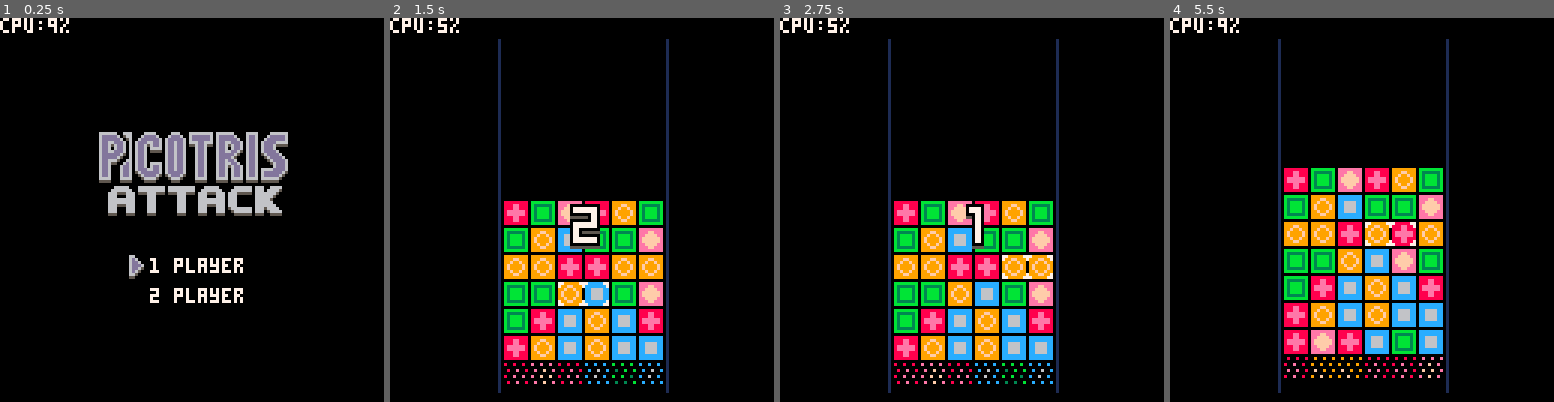
Above: before the commit, frames 1-4 (left to right).
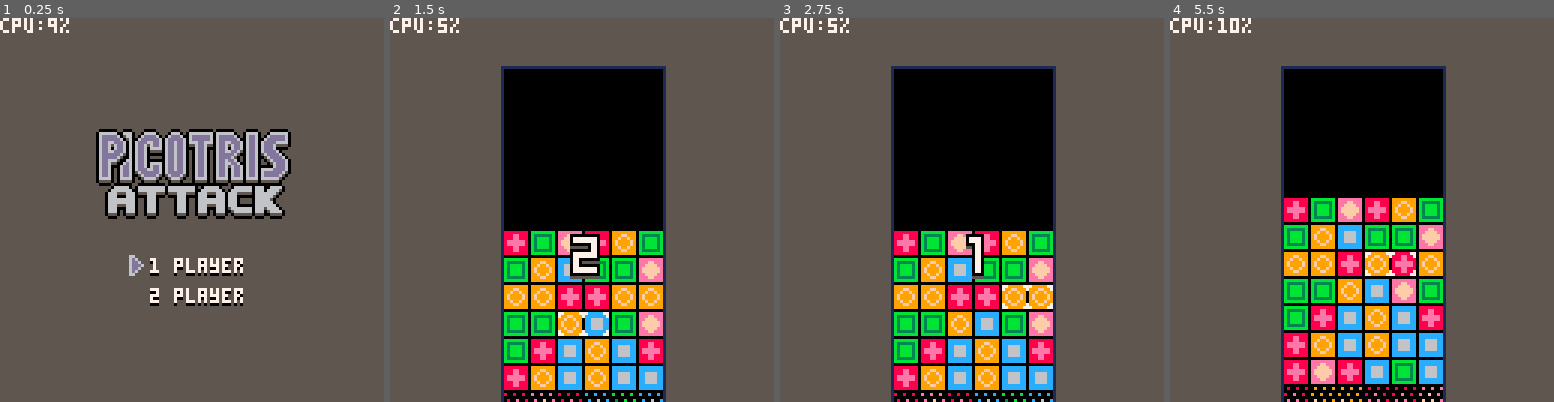
Above: after the commit, the same moments.

Repository: stevelavietes/pico8carts
Game: PICO-8 cartridge pa.p8
Same seed, same stepped clock (60 frames per second), same inputs: the game is played once before the commit and once after it.
Inputs:
- Up to frame 1 (0.25 s): no input
- Up to frame 2 (1.5 s): tap X (X key) at 0.33, 1.07 s; tap O (Z key) at 0.7 s
- Up to frame 3 (2.75 s): hold Right 1.6-2.1 s; tap O (Z key) at 1.7, 2.1, 2.5 s; tap X (X key) at 1.85 s; hold Up 2.15-2.42 s; hold Right from 2.47 s (still down)
- Up to frame 4 (5.5 s): tap O (Z key) every 0.4 s from 2.9 to 5.3 s; tap X (X key) at 2.97, 4.08, 5.2 s; release Right at 3.03 s; hold Left 3.08-3.58 s; hold Down 3.63-3.97 s; hold Right 4.02-4.68 s; hold Up 4.73-5.03 s; hold Left from 5.08 s (still down)

The runs differ from the first frame. In frame 1, 88% of the frame differs, in the area x 0-100%, y 0-100%; in frame 2, 80%; in frame 3, 80%; in frame 4, 83%.

Commit message:
background and layout experiments

Diff:
--- a/pa.p8
+++ b/pa.p8
@@ -410,10 +410,11 @@
 end
 
 function draw_board(b)
- rectfill(-1,-9,b.w*9,b.h*9,0)
+ rectfill(-1,-9,b.w*9-2,b.h*9,0)
  color(1)
- line(-2,-9,-2,b.h*9)
- line(b.w*9,-9,b.w*9,b.h*9)
+ line(-1,-9,-1,b.h*9)
+ line(b.w*9-1,-9,b.w*9-1,b.h*9)
+ line(-1,-10,b.w*9-1,-10)
  color()
  local offset = b.o
  pushc(0,offset)
@@ -486,10 +487,13 @@
  popc()
 
  if b.tophold then
-  local sx=b.w*9-8
+  local sx=b.w*9-7
+  palt(2,true)
+  palt(0,false)
   spr(
    49+elapsed(b.tophold)/120*8,
-    sx,-17)
+    sx,-18)
+  palt()
  end
 end
 
@@ -742,14 +746,14 @@
  local bs={}
  if np==2 then
   add(bs,
-   make_board(6,12,1,16,0,6))
+   make_board(6,12,1,26,0,6))
   add(bs,
-   make_board(6,12,74,16,1,6))
+   make_board(6,12,74,26,1,6))
   bs[1].ob=bs[2]
   bs[2].ob=bs[1]
  else
   add(bs,
-   make_board(6,12,38,16,0,6))
+   make_board(6,12,38,26,0,6))
  end
  for b in all(bs) do
   add(g.go,b)
@@ -837,6 +841,14 @@
 
 function _draw()
  cls()
+ rectfill(0,0,127,127,5)
+ --local sx=58+(g.tick%15)/5
+ --for x=0,15 do
+ -- for y=0,15 do
+ --  spr(sx,x*8,y*8)
+ -- end
+ --end
+
  draw_gobjs(g.go)
  print('cpu:'..
    (flr(stat(1)*100))..'%',0,0)
@@ -883,14 +895,14 @@
 1111111188eeee88cccccccc33333333effffffe9ffffff922222222556666550000000000000000000000000000000000000000000000001111111111111111
 1011011088888888ccccccccbbbbbbbbeeeeeeee9999999922222222555555550000000000000000000000000000000000000000000000000110110110110110
 1111111188888888ccccccccbbbbbbbbeeeeeeee9999999922222222d555555d0000000000000000000000000000000000000000000000001111111111111111
-00660000000000000000000000000000000000000000000000000000000000000000000000000000000000000000000000000000000000000000000000000000
-006d6000055555500555555005555550055555500555555005555550055555500555555005555550000000000000000000000000000000000000000000000000
-006dd600050000500500dd500500dd500500dd500500dd500500dd500500dd500500dd5005dddd50000000000000000000000000000000000000000000000000
-006ddd60050000500500d0500500dd500500dd500500dd500500dd500500dd5005d0dd5005dddd50000000000000000000000000000000000000000000000000
-006dd65005000050050000500500005005000d500500dd500500dd5005dddd5005dddd5005dddd50000000000000000000000000000000000000000000000000
-006d6500050000500500005005000050050000500500dd50050ddd5005dddd5005dddd5005dddd50000000000000000000000000000000000000000000000000
-00665000055555500555555005555550055555500555555005555550055555500555555005555550000000000000000000000000000000000000000000000000
-00550000000000000000000000000000000000000000000000000000000000000000000000000000000000000000000000000000000000000000000000000000
+00660000222222222222222222222222222222222222222222222222222222222222222222222222001100110110011011001100000000000000000000000000
+006d6000211111122111111221111112211111122111111221111112211111122111111221111112011001101100110010011001000000000000000000000000
+006dd600210000122100dd122100dd122100dd122100dd122100dd122100dd122100dd1221dddd12110011001001100100110011000000000000000000000000
+006ddd60210000122100d0122100dd122100dd122100dd122100dd122100dd1221d0dd1221dddd12100110010011001101100110000000000000000000000000
+006dd65021000012210000122100001221000d122100dd122100dd1221dddd1221dddd1221dddd12001100110110011011001100000000000000000000000000
+006d6500210000122100001221000012210000122100dd12210ddd1221dddd1221dddd1221dddd12011001101100110010011001000000000000000000000000
+00665000211111122111111221111112211111122111111221111112211111122111111221111112110011001001100100110011000000000000000000000000
+00550000222222222222222222222222222222222222222222222222222222222222222222222222100110010011001101100110000000000000000000000000
 00ffff0000ffff00000000000ffff0000ffff0000000000000000000000ffff00000000000000000000000000000000000000000000000000000000000000000
 00f33f0000f33f00000000000f33f0000f88f0000000000000000000000f88f00000000000000000000000000000000000000000000000000000000000000000
 00f33f0000f33ffff00000000f33f0000f88f0000000000000000000000f88f06666660066600006666000006660006666666606666660000666600006666660
